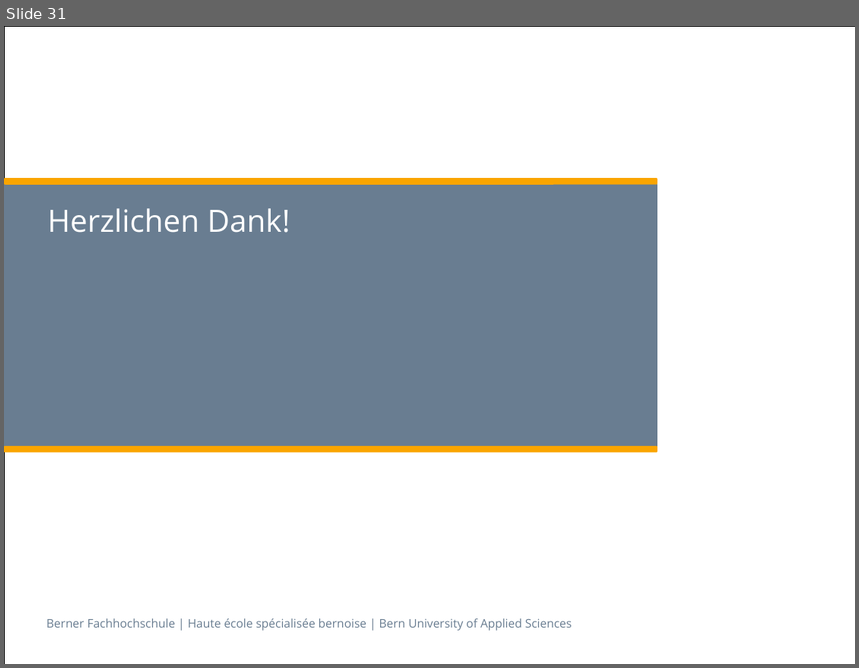
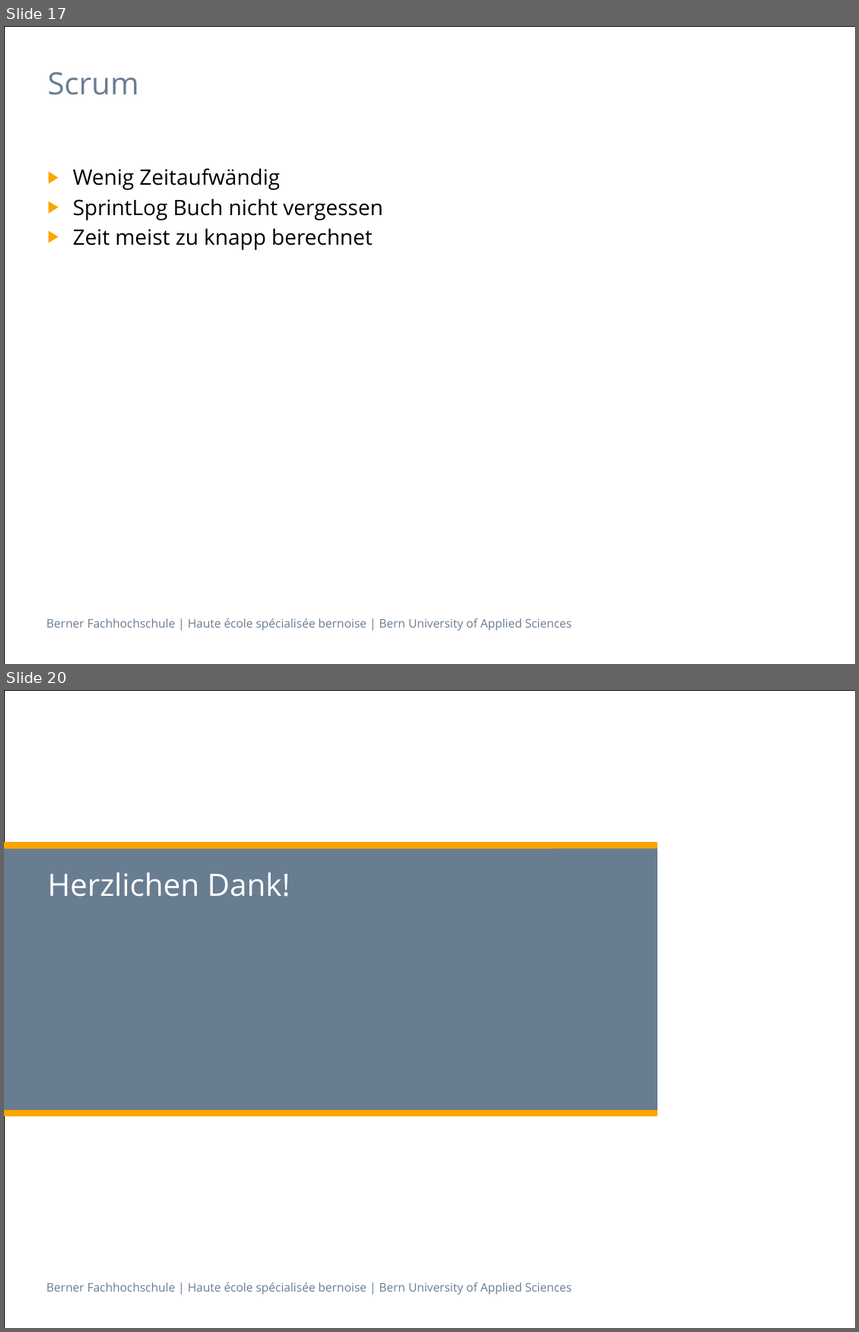
Before and after one commit to swisszeni/ch.bfh.btx8081.w2014.red, a slide deck: doc/finalPresentation/Praesentation_BFH_2013 copy.pptx. Shown one above the other, each under a label of ours: slide 31 before the commit, slides 17 and 20 after it; the slides between them are not shown. The pictures are 859x668 and 859x1332 pixels, drawn with LibreOffice and Linux fonts; fonts in the diff are those of the drawing. Boxes give left, top, right and bottom in pixels: in the first picture for what was removed or moved away, otherwise in the second. Text is boxed around its words. In the diff, an @@ line names an element or a change of style, - is before the commit and + after.

```diff
--- a/doc/finalPresentation/Praesentation_BFH_2013 copy.pptx
+++ b/doc/finalPresentation/Praesentation_BFH_2013 copy.pptx
@@ slide 17 added at (4, 26, 855, 664), background #FFFFFF; not listed: 2 template elements that a slide beside it also shows @@
@@ title added at (47, 72, 139, 95), 26 pt, text #697D91 @@
+Scrum
@@ text added at (73, 168, 382, 250), 18 pt, text #000000 @@
+▶ Wenig Zeitaufwändig
+▶ SprintLog Buch nicht vergessen
+▶ Zeit meist zu knapp berechnet
@@ what was slide 31 is now slide 20 @@
```
Also in this commit, not shown: 2 slides changed, 15 other slides added, 27 slides removed.
